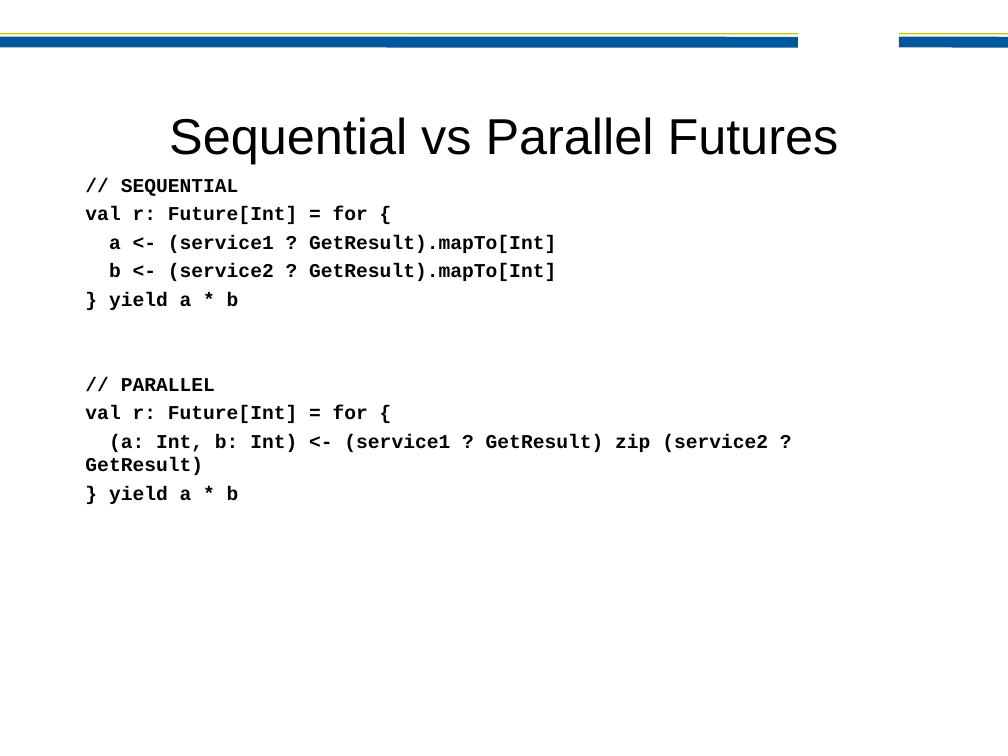
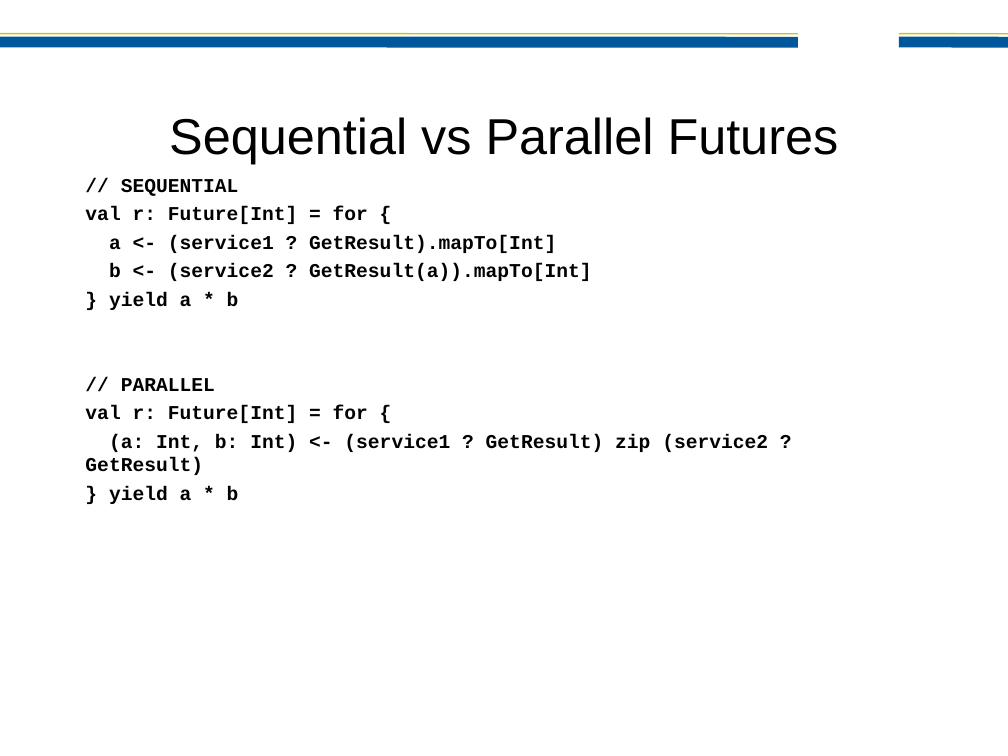
Before and after one commit to jamie-allen/effective_actors, a slide deck: slide 24 of EffectiveActors-JaxConf2012.ppt. Drawn at 1008x756 pixels with LibreOffice and Linux fonts; fonts in the diff are those of the drawing; background and template pictures are left out. Boxes give left, top, right and bottom in pixels: in the first picture for what was removed or moved away, otherwise in the second. Text is boxed around its words. In the diff, an @@ line names an element or a change of style, - is before the commit and + after.

```diff
--- a/EffectiveActors-JaxConf2012.ppt
+++ b/EffectiveActors-JaxConf2012.ppt
@@ text at (109,263,591,281): text changed @@
-b <- (service2 ? GetResult).mapTo[Int]
+b <- (service2 ? GetResult(a)).mapTo[Int]
```
Also in this commit, not shown: 1 slide added, 3 other files.
